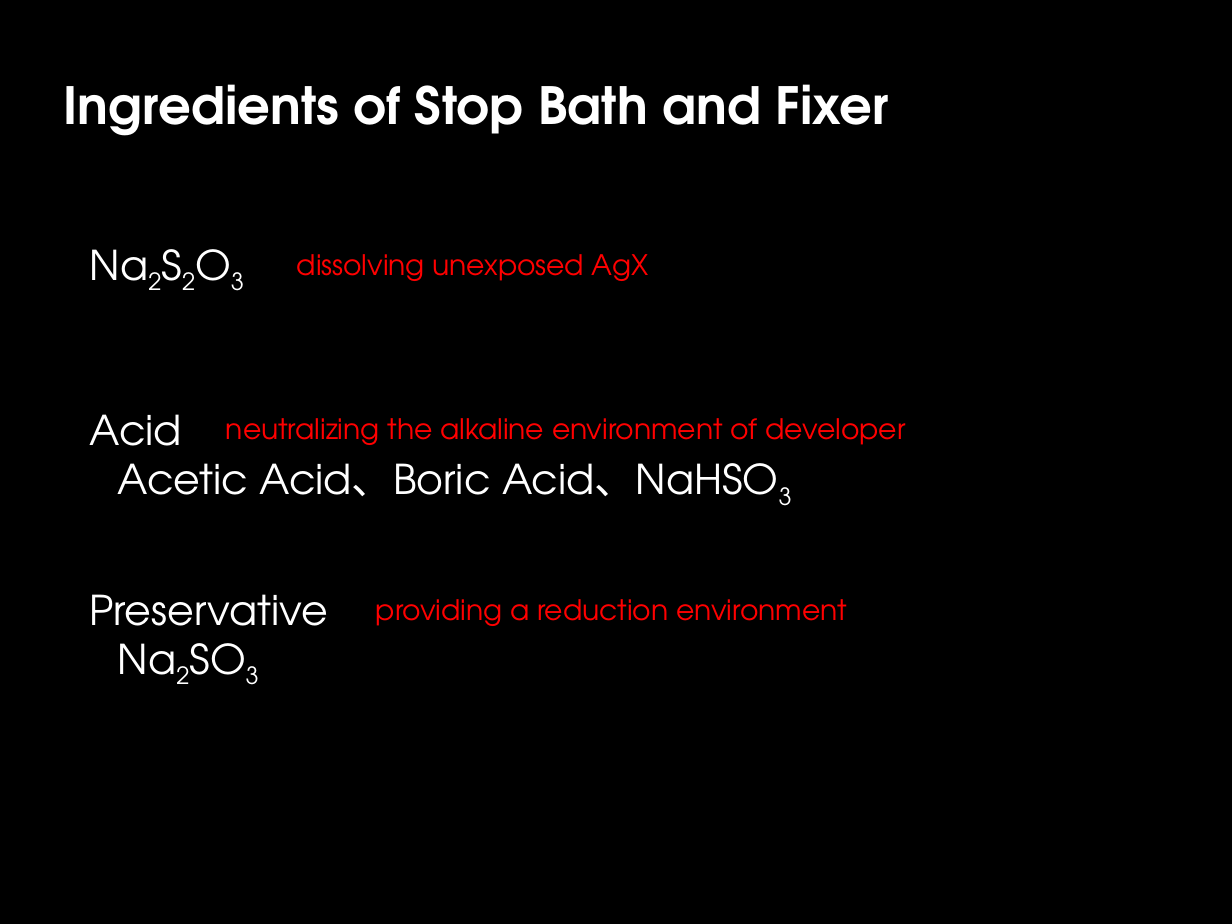
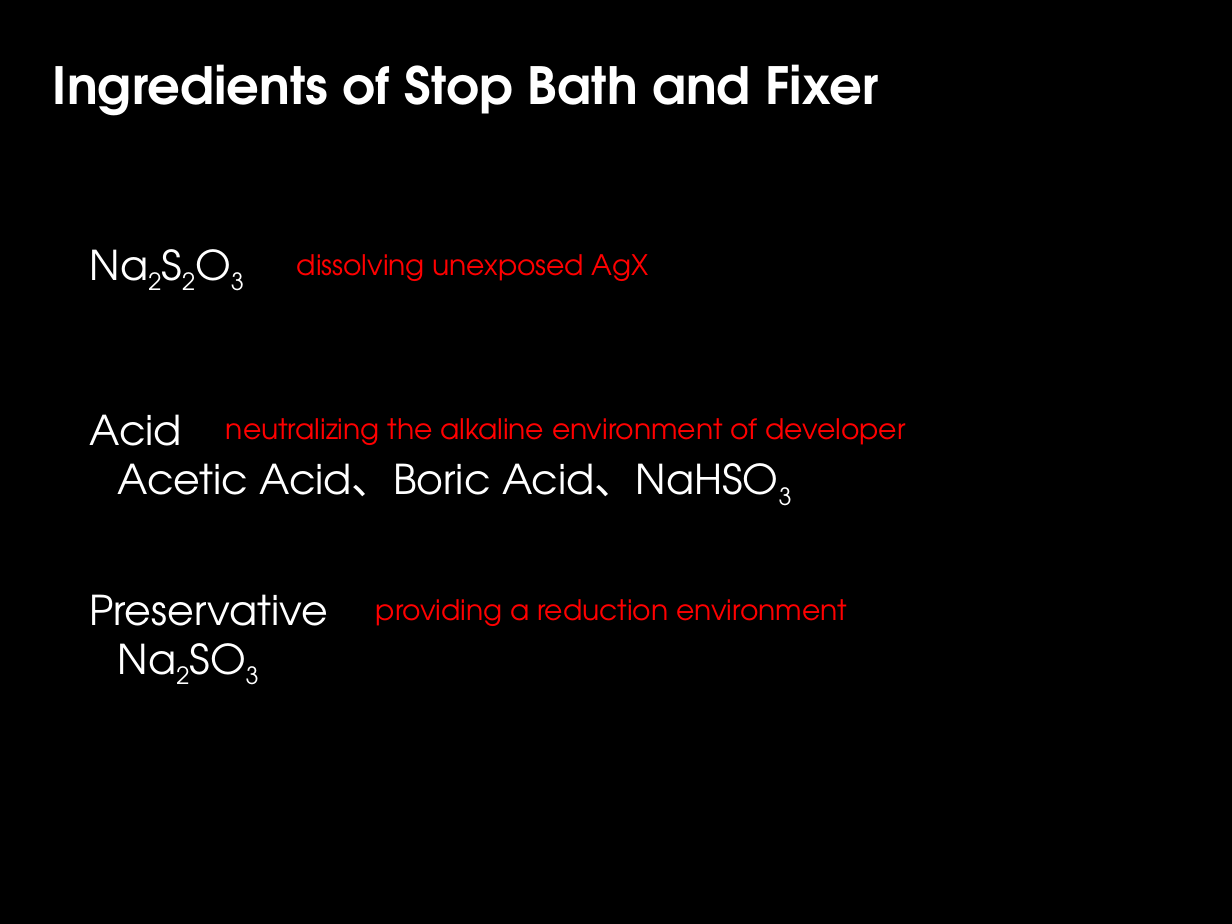
Before and after one commit to Dafrok/feeshy.github.io, a slide deck: slide 5 of photography/bnw_chem.ppsx. Drawn at 1232x924 pixels with LibreOffice and Linux fonts; fonts in the diff are those of the drawing. Boxes give left, top, right and bottom in pixels: in the first picture for what was removed or moved away, otherwise in the second. Text is boxed around its words. In the diff, an @@ line names an element or a change of style, - is before the commit and + after.

```diff
--- a/photography/bnw_chem.ppsx
+++ b/photography/bnw_chem.ppsx
@@ title "Ingredients of Stop Bath and ...": place and size @@
-title "Ingredients of Stop Bath and ..." at box(63, 84, 889, 136)
+title "Ingredients of Stop Bath and ..." at box(53, 64, 878, 116)
@@ title "Ingredients of Stop Bath and ..." at box(53, 64, 878, 116): line spacing 1 to 0.9; vertical alignment top to middle @@
```
Also in this commit, not shown: 7 other slides changed.
